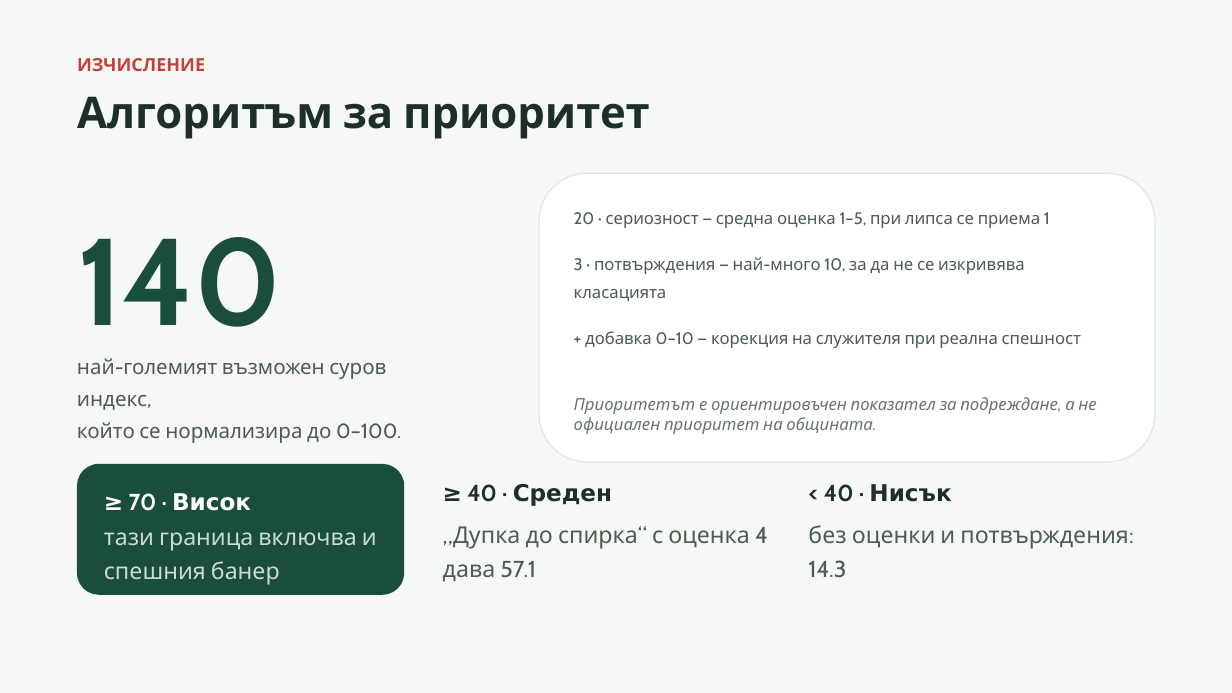
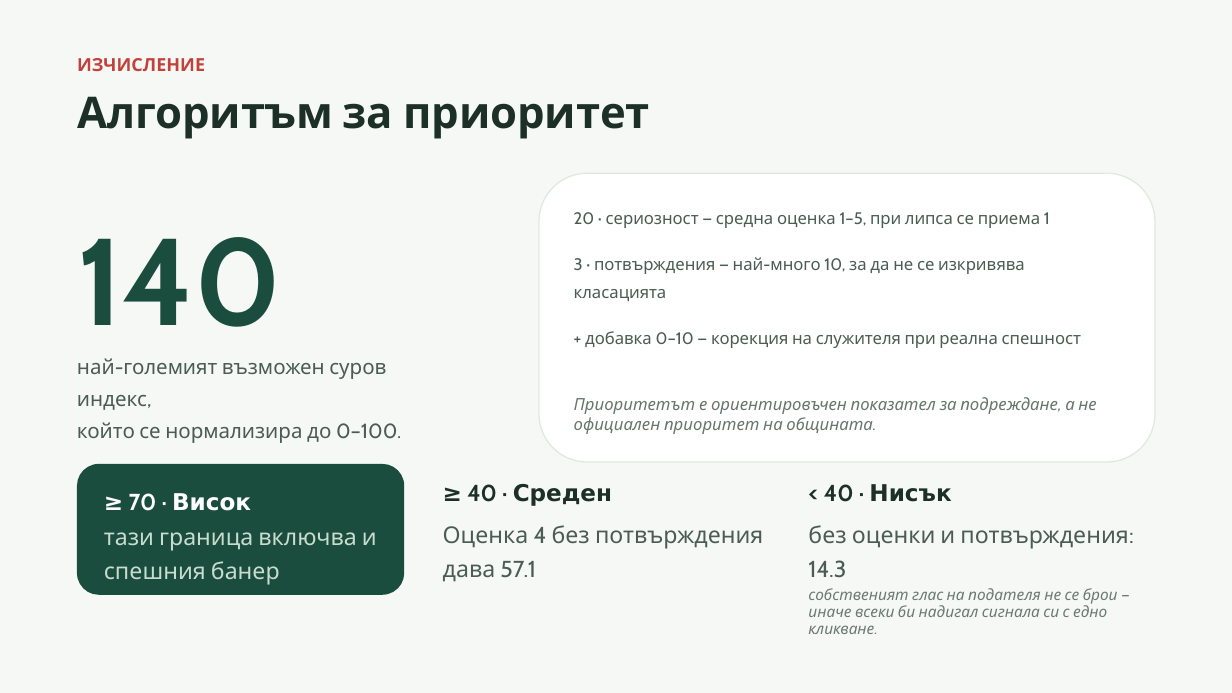
Before and after one commit to selinshengova-ai/CivicEyeGD, a slide deck: slide 6 of Docs/prezentacia-civiceye-gd.pptx. Drawn at 1232x693 pixels with LibreOffice and Linux fonts; fonts in the diff are those of the drawing. Boxes give left, top, right and bottom in pixels: in the first picture for what was removed or moved away, otherwise in the second. Text is boxed around its words. In the diff, an @@ line names an element or a change of style, - is before the commit and + after.

```diff
--- a/Docs/prezentacia-civiceye-gd.pptx
+++ b/Docs/prezentacia-civiceye-gd.pptx
@@ text at (x1=443, y1=525, x2=763, y2=582): text changed @@
-„Дупка до спирка“ с оценка 4 дава 57.1
+Оценка 4 без потвърждения дава 57.1
@@ text at (x1=808, y1=588, x2=1118, y2=634): paragraph added @@
+собственият глас на подателя не се брои — иначе всеки би надигал сигнала си с едно кликване.
```
Also in this commit, not shown: 6 other slides changed, 15 other files.
